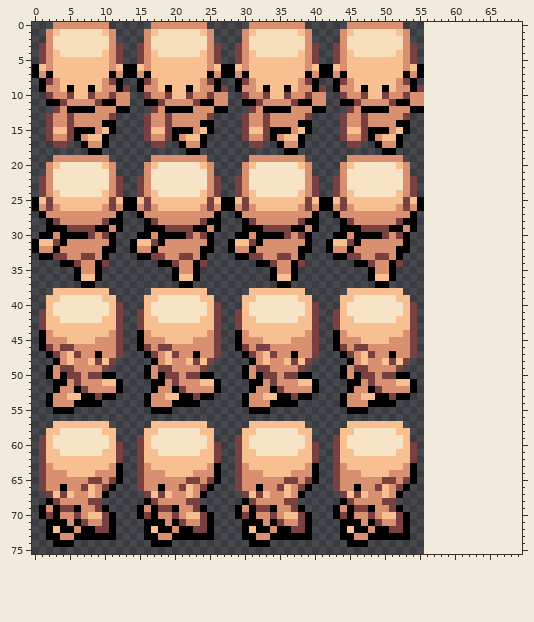
File history of a sprite sheet, resources/sprites/man_attack.png. The first picture shows the starting point.
The file is 56x76 pixels. Colours within 5 levels of each other are drawn and written as one. The old version is drawn lined up with the new one, on the new canvas.
And afterwards:
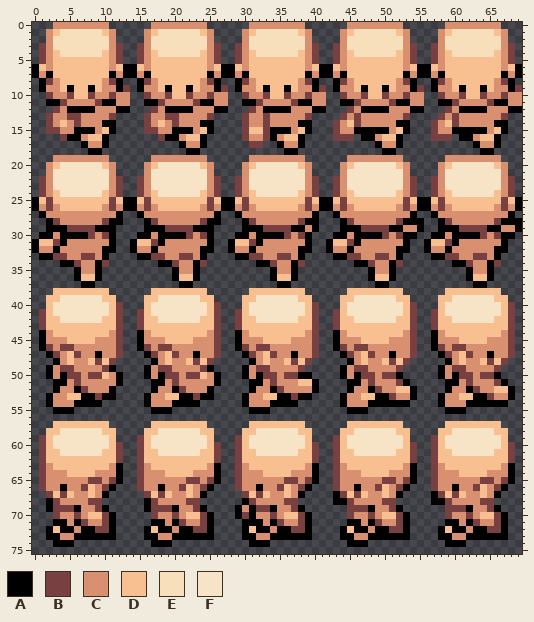
Palette (. is transparent): A #000000  B #784040  C #d89070  D #f8c090  E #f7dfbb  F #f7e3c5
Difference:
canvas 56x76 -> 70x76
Changed rows in their new state; - is an unchanged pixel.
first column x 1:
 0 ----------------------------------------------------------CCCCCCCC---
 1 ---------------------------------------------------------CDEEEEEEDC--
 2 ---------------------------------------------------------CEEEEEEEEC--
 3 --------------------------------------------------------BCEEEEEEEECB-
 4 --------------------------------------------------------BCDEEEEEEDCB-
 5 --------------------------------------------------------BCDDDDDDDDCB-
 6 -------------------------------------------------------ADCDDDDDDDDCDA
 7 -------------------------------------------------------ACADDDDDDDDACA
 8 --------------------------------------------------------ABCDDDDDDCBA-
 9 --------------------------------------------------------ACCDADDADCCAB
10 ---------------------------------------------------------BCCBDDBCCBCC
11 ---------------------------------------------------------AABCCCCBAACC
12 ----------------------------------------------------------BCAAAACCCAA
13 -----B-------------B-------------------------BC----------BCBCCCCCCB--
14 ---DCB-----------DCB----------------------BCDBC---------BCDBCCCCCAA--
15 --BCC-----------BCC-----------------------BCCAA---------BCCAAAAACDA--
16 -..BA----------..BA-----------------------B-B.A---------BBB-AACDDA---
17 --..------------..--------------------------..----------------ACCA---
18 ---------------------------------------------------------------AA----
19 ----------------------------------------------------------CCCCCCCC---
20 ---------------------------------------------------------CDFFFFFFDC--
21 ---------------------------------------------------------CFFFFFFFFC--
22 --------------------------------------------------------BCFFFFFFFFCB-
23 --------------------------------------------------------BCFFFFFFFFCB-
24 --------------------------------------------------------BCDFFFFFFDCB-
25 -------------------------------------------------------ADBDDDDDDDDBDA
26 -------------------------------------------------------ACBCDDDDDDCBCA
27 --------------------------------------------------------ACCCCCCCCCCA-
28 ------------------------------------------------------A--ABCCCCCCBAAA
29 ----------A.------------A.---------------------------CA--AAABBBBAACCA
30 -----------------------------------------------------A--AACAAAABCBAA-
31 -------------------------------------------------------ADDBACCCCCCA--
32 -------------------------------------------------------ACCACCCCCCAA--
33 --------------------------------------------------------AABBCCBBCA---
34 -----------------------------------------------------------AABCCAB---
35 -------------------------------------------------------------ACCA----
36 -------------------------------------------------------------ADDA----
37 --------------------------------------------------------------AA-----
38 ----------------------------------------------------------DDDDDDDD---
39 ---------------------------------------------------------DDFFFFFFDD--
40 ---------------------------------------------------------DFFFFFFFFDB-
41 --------------------------------------------------------BDFFFFFFFFDB-
42 --------------------------------------------------------BDDFFFFFFDDB-
43 --------------------------------------------------------BDDDDDDDDDDB-
44 --------------------------------------------------------ACDDDDDDDDCB-
45 --------------------------------------------------------ACCCDDDDCCCB-
46 --------------------------------------------------------ABCBBCCCCCCB-
47 ---------------------------------------------------------ABCDBCCACCB-
48 ----------------------------------------------------------ACDCCDBDB--
49 ----------A-------------A--------------------------------ACBBCCCCB---
50 ---------DCA-----------DCA--------------------------.----ACABBCBBA---
51 ---------CC------------CC--------------------------BA.----AACBCCCBA--
52 ----------A.------------A.-------------------------DD-----ACCABCCDDA-
53 ---------------------------------------------------CCA---ACCDDAABCCA-
54 ---------------------------------------------------AA----ACCCAAAAAA--
55 ----------------------------------------------------------AAA--------
57 ----------------------------------------------------------DDDDDDDD---
58 ---------------------------------------------------------DDFFFFFFDD--
59 --------------------------------------------------------BDFFFFFFFFD--
60 --------------------------------------------------------BDFFFFFFFFDB-
61 --------------------------------------------------------BDDFFFFFFDDB-
62 --------------------------------------------------------BDDDDDDDDDDB-
63 --------------------------------------------------------BCDDDDDDDDCA-
64 --------------------------------------------------------BCCCDDDDCCCA-
65 --------------------------------------------------------BCCCCCCBBCBA-
66 --------------------------------------------------------BCCACCBDCBA--
67 ------------------------------------------A-------------ABDBDCCDCA---
68 ------------------------------------------A-------------AABCCCCBB----
69 .AB-----------.AB-------------------------..B-------------BBBACCBA---
70 ..B-----------..B-------------------------..B-------------BCCBCDDBA--
71 -.-------------.---------------------------.--------------AACABCCBA--
72 ---------------------------------------------------------ADAACAABBA--
73 ---------------------------------------------------------AACCAAAAAA--
74 ----------------------------------------------------------AAA--------
